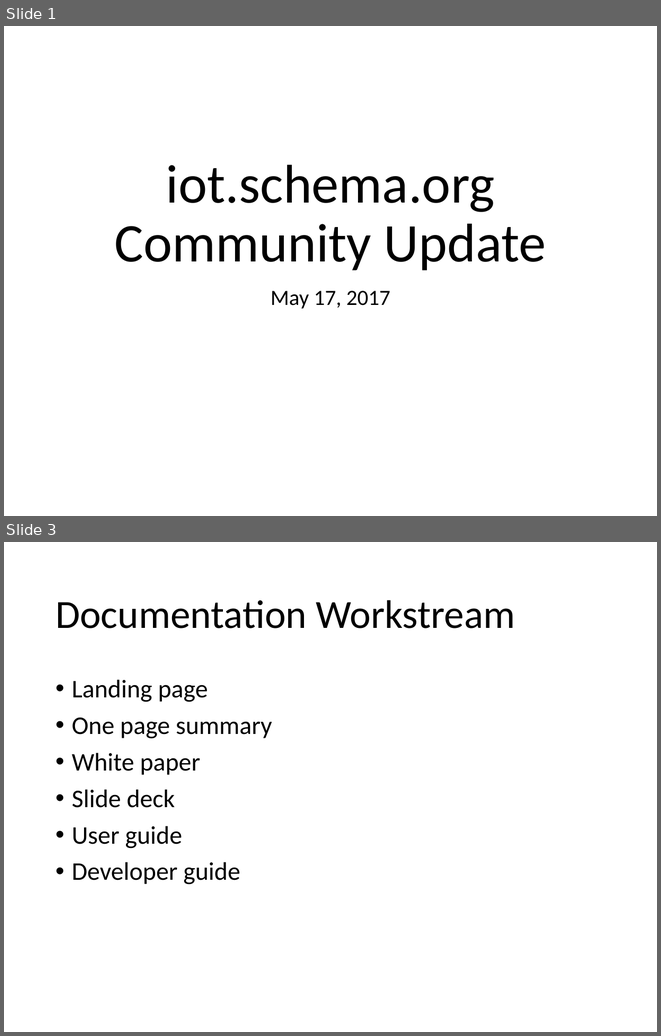
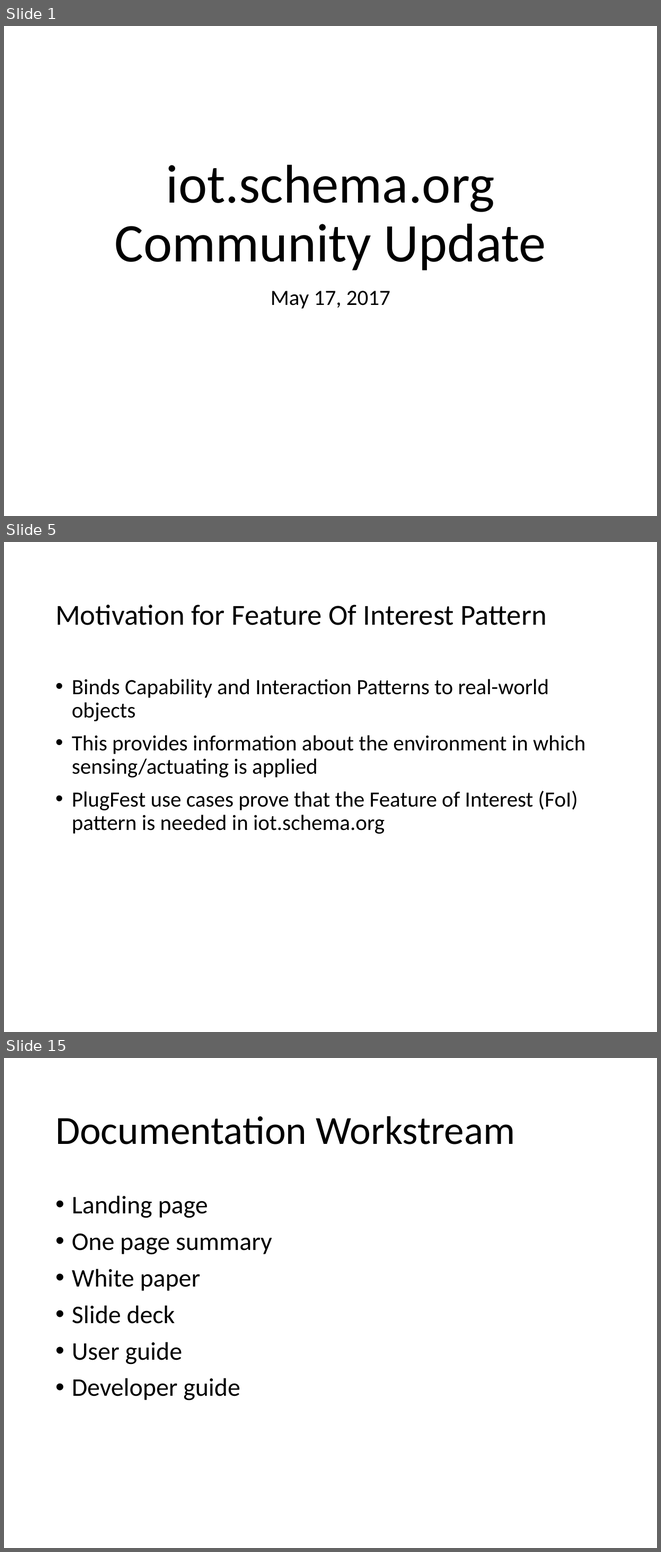
Before and after one commit to iot-schema-collab/teleconferences, a slide deck: iotschema-17may20218.pptx. Shown one above the other, each under a label of ours: slides 1 and 3 before the commit, slides 1, 5 and 15 after it; the slides between them are not shown. The pictures are 661x1036 and 661x1552 pixels, drawn with LibreOffice and Linux fonts; fonts in the diff are those of the drawing. Boxes give left, top, right and bottom in pixels: in the first picture for what was removed or moved away, otherwise in the second. Text is boxed around its words. In the diff, an @@ line names an element or a change of style, - is before the commit and + after.

```diff
--- a/iotschema-17may20218.pptx
+++ b/iotschema-17may20218.pptx
@@ slide 5 added at (4,542,657,1032), background #FFFFFF @@
@@ title added at (55,605,547,625), 32 pt, text #000000 @@
+Motivation for Feature Of Interest Pattern
@@ text added at (72,679,585,834), 24 pt, text #000000 @@
+• Binds Capability and Interaction Patterns to real-world objects
+• This provides information about the environment in which sensing/actuating is applied
+• PlugFest use cases prove that the Feature of Interest (FoI) pattern is needed in iot.schema.org
@@ what was slide 3 is now slide 15 @@
```
Also in this commit, not shown: 2 slides changed, 10 other slides added, 1 slide removed, 1 other file.
